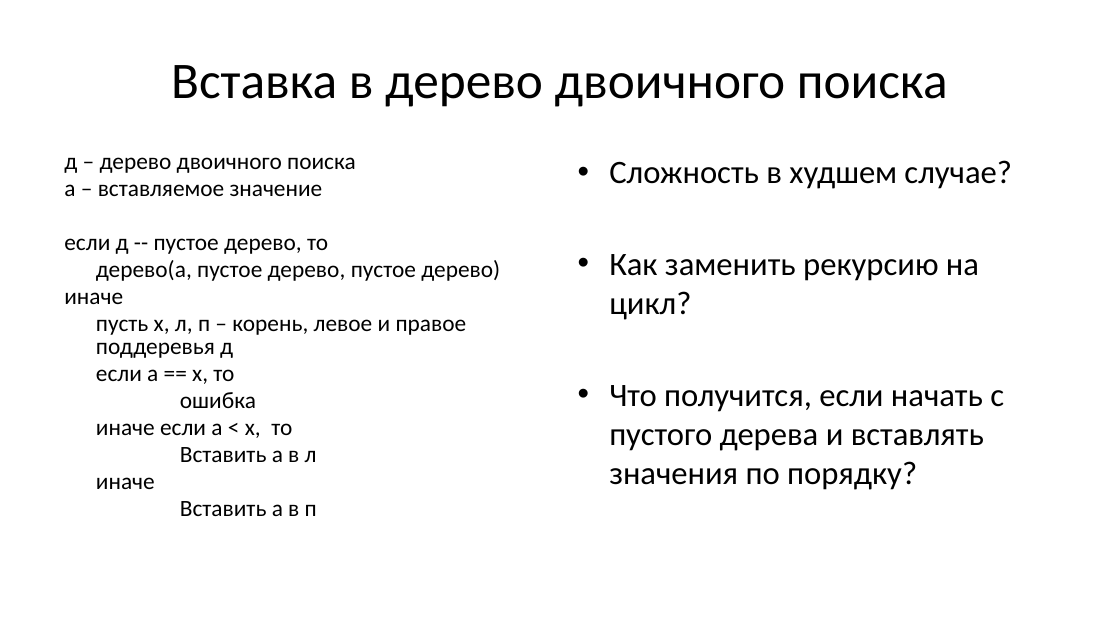
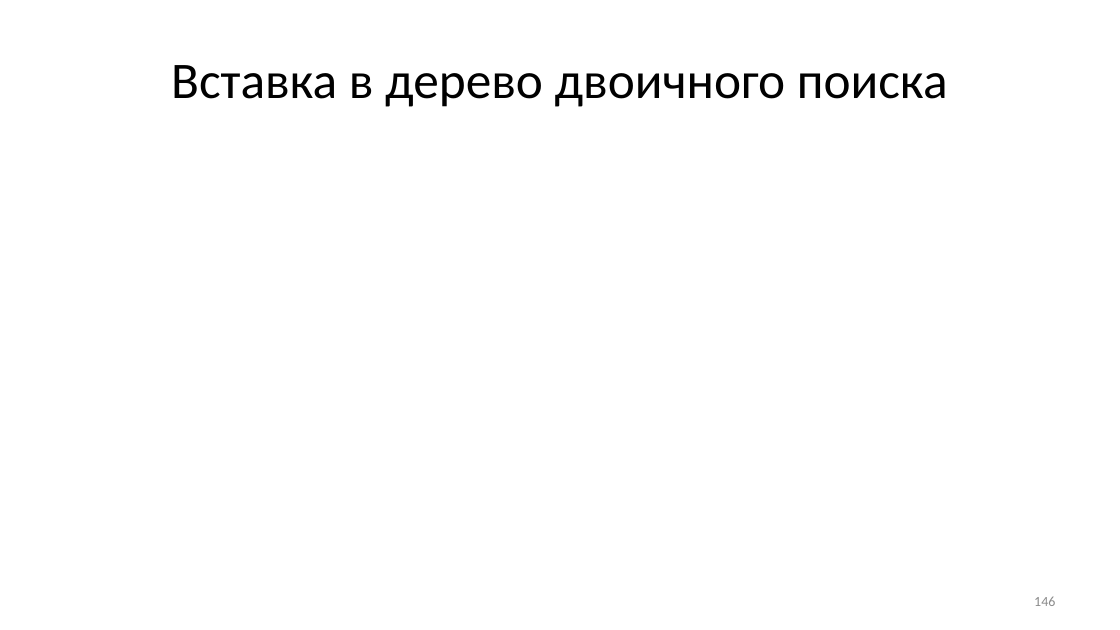
Before and after one commit to Evgueni-Petrov-aka-espetrov/Algorithms-and-Programming-in-C-pptx, a slide deck: slide 146 of 11 Деревья.pptx (slide 19 before the commit). Drawn at 1120x630 pixels with LibreOffice and Linux fonts; fonts in the diff are those of the drawing. Boxes give left, top, right and bottom in pixels: in the first picture for what was removed or moved away, otherwise in the second. Text is boxed around its words. In the diff, an @@ line names an element or a change of style, - is before the commit and + after.

```diff
--- a/11 Деревья.pptx
+++ b/11 Деревья.pptx
@@ text removed at <box>64,157,500,516</box> @@
-д – дерево двоичного поиска
-а – вставляемое значение
-если д -- пустое дерево, то
-дерево(а, пустое дерево, пустое дерево)
-иначе
-пусть х, л, п – корень, левое и правое поддеревья д
-если а == х, то
-ошибка
-иначе если a < x, то
-Вставить а в л
-иначе
-Вставить а в п
@@ text removed at <box>609,160,1011,490</box> @@
-• Сложность в худшем случае?
-• Как заменить рекурсию на цикл?
-• Что получится, если начать с пустого дерева и вставлять значения по порядку?
@@ page number added at <box>1034,597,1055,606</box>, 12 pt, text #8C8C8C @@
+146
```
Also in this commit, not shown: 34 other slides changed, 201 slides added, 1 slide removed.
